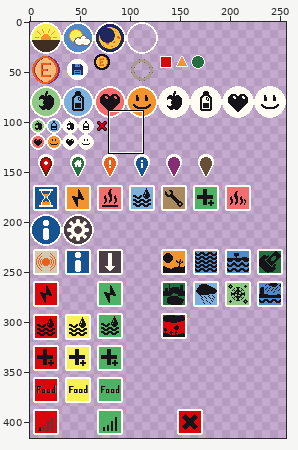
Pixel-art file, stored at godot/assets/GUI/icons/icons.aseprite. The first picture is a wide view before the edit; the outline marks the close-up.
Close-up. Before the commit:
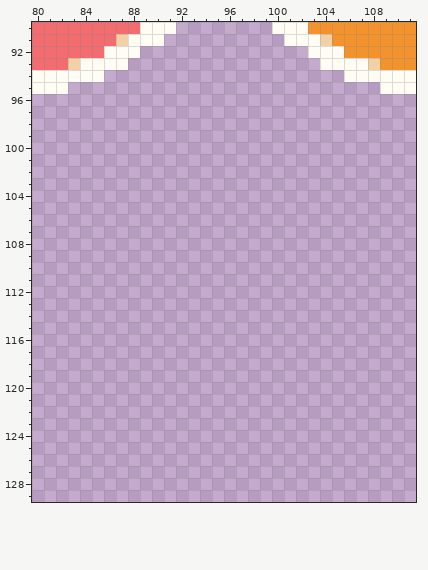
256x416 pixels, 1 frame. Shown: x 80..111, y 90..129.
Once edited:
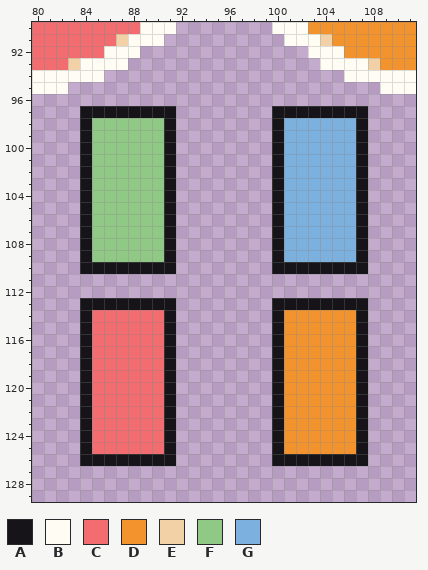
Palette (. is transparent): A #161419  B #fffcf4  C #f36d70  D #f2932d  E #f3d1a7  F #90c886  G #7bb0df
The exact change:
Layers "Main", "BG":
The edit adds colour A in row 97 at x 84 to 91 and 100 to 107; in rows 98 to 109 at x 84, 91, 100 and 107; in row 110 at x 84 to 91 and 100 to 107; in row 113 at x 84 to 91 and 100 to 107; in rows 114 to 125 at x 84, 91, 100 and 107; in row 126 at x 84 to 91 and 100 to 107.
The edit adds colour C in rows 114 to 125 at x 85 to 90.
The edit adds colour D in rows 114 to 125 at x 101 to 106.
The edit adds colour F in rows 98 to 109 at x 85 to 90.
The edit adds colour G in rows 98 to 109 at x 101 to 106.
Boxes around the changes in both close-ups, in picture pixels (x1, y1, x2, y2):
added: (80, 106, 176, 466)
added: (272, 106, 368, 466)
